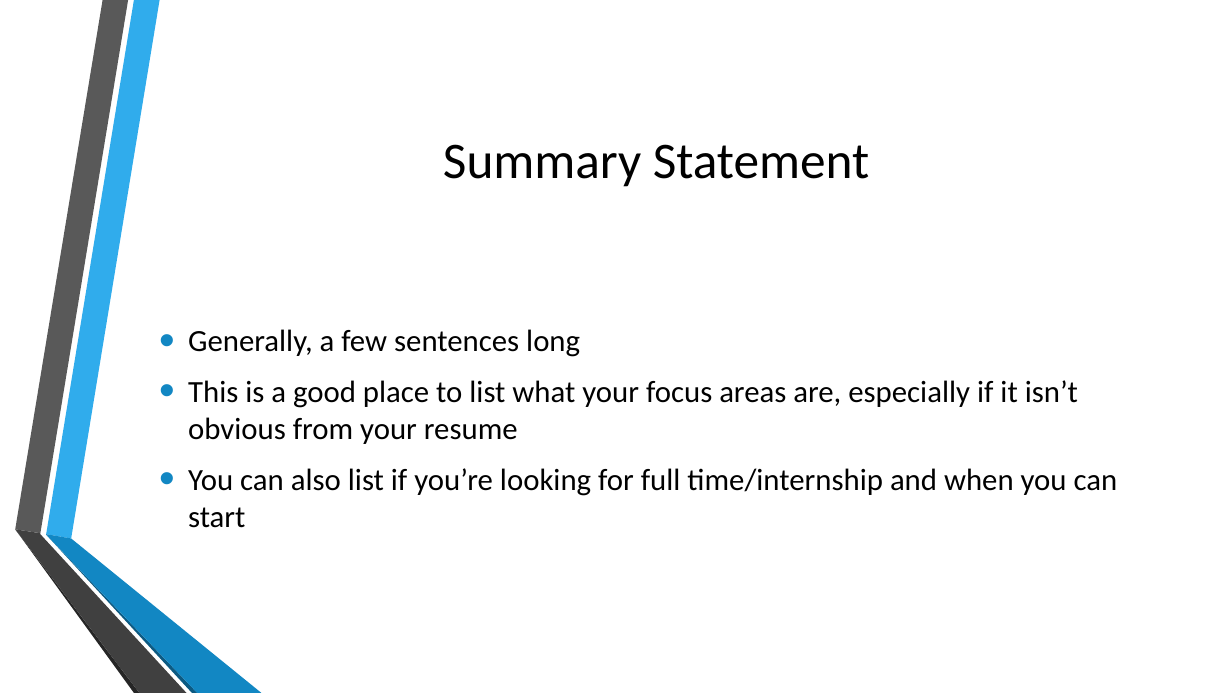
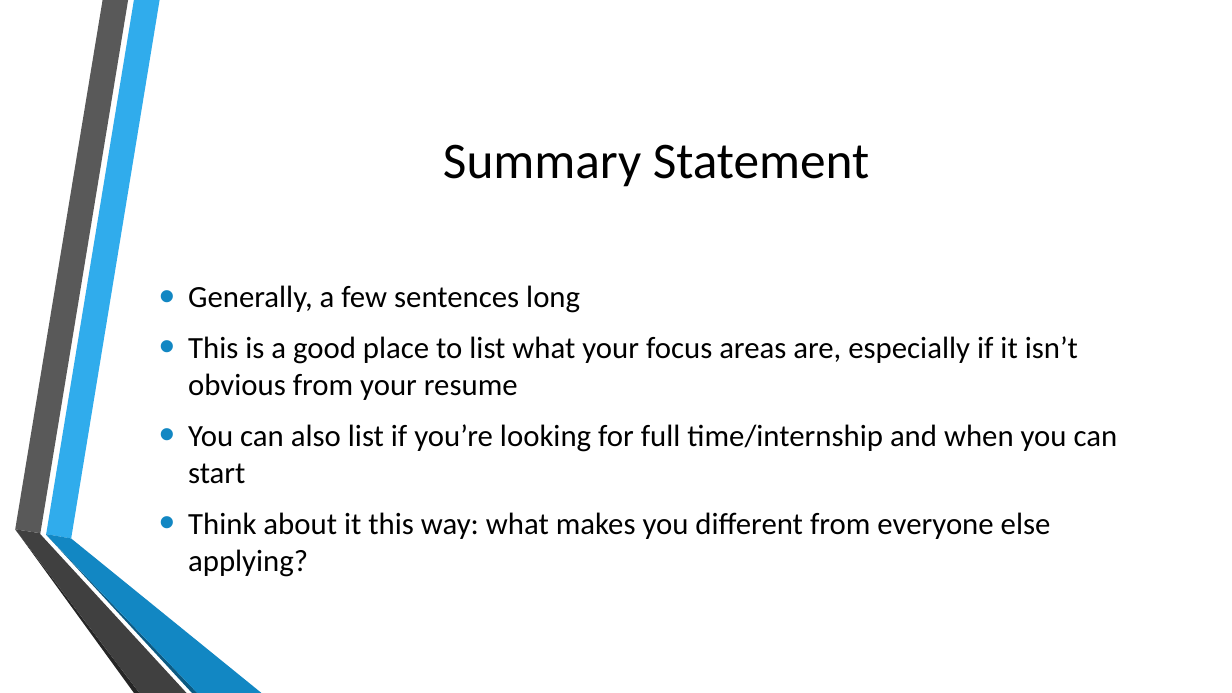
Before and after one commit to prakitmohal/presentations, a slide deck: slide 9 of Resumes 101.pptx. Drawn at 1232x693 pixels with LibreOffice and Linux fonts; fonts in the diff are those of the drawing; background and template pictures are left out. Boxes give left, top, right and bottom in pixels: in the first picture for what was removed or moved away, otherwise in the second. Text is boxed around its words. In the diff, an @@ line names an element or a change of style, - is before the commit and + after.

```diff
--- a/Resumes 101.pptx
+++ b/Resumes 101.pptx
@@ text at box(188, 512, 1051, 577): paragraph added @@
+• Think about it this way: what makes you different from everyone else applying?
```
Also in this commit, not shown: 4 other slides changed.
